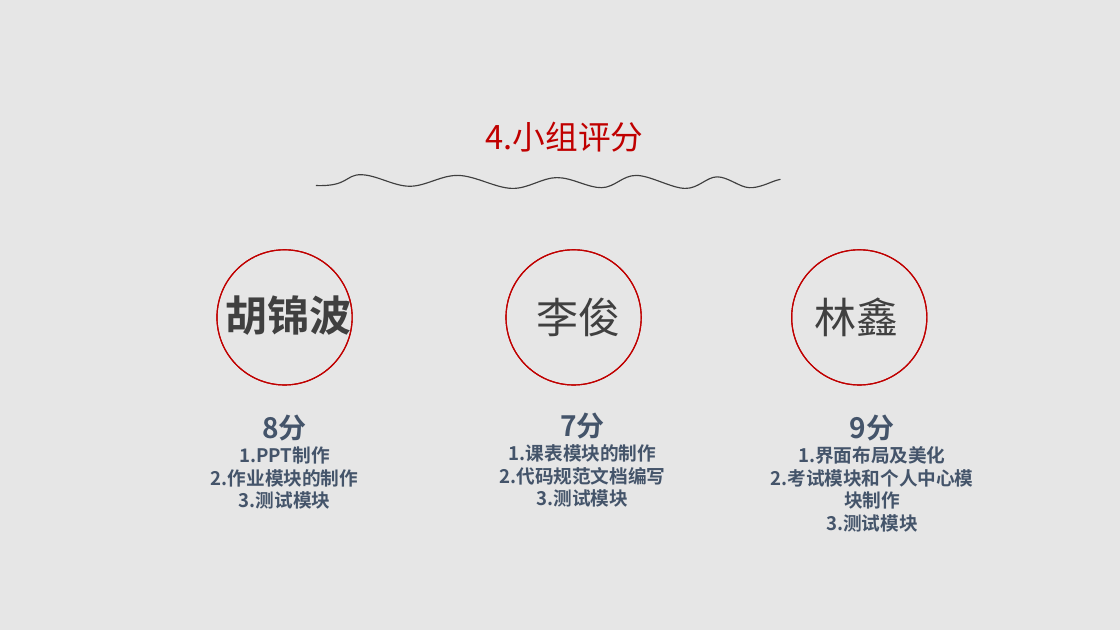
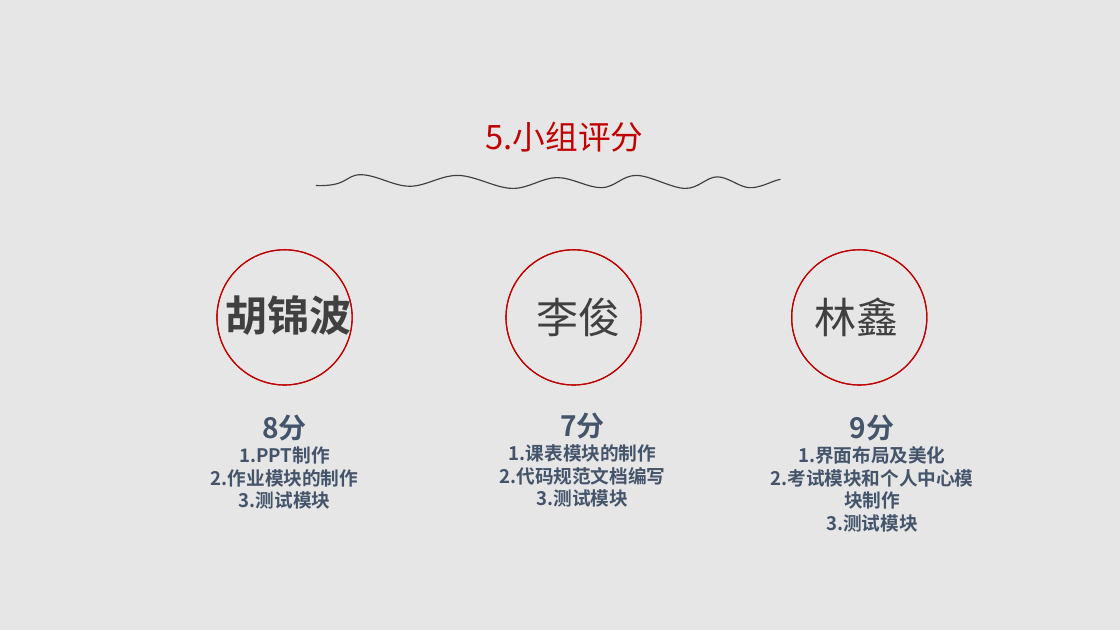
Before and after one commit to G03-LHL/SE2018--G03, a slide deck: slide 26 of 604/SE2018春-G03-测试阶段PPT.pptx (slide 25 before the commit). Drawn at 1120x630 pixels with LibreOffice and Linux fonts; fonts in the diff are those of the drawing. Boxes give left, top, right and bottom in pixels: in the first picture for what was removed or moved away, otherwise in the second. Text is boxed around its words. In the diff, an @@ line names an element or a change of style, - is before the commit and + after.

```diff
--- a/604/SE2018春-G03-测试阶段PPT.pptx
+++ b/604/SE2018春-G03-测试阶段PPT.pptx
@@ text at bbox=[486, 121, 644, 152]: text changed @@
-4.小组评分
+5.小组评分
```
Also in this commit, not shown: 8 other slides changed, 1 slide added.
